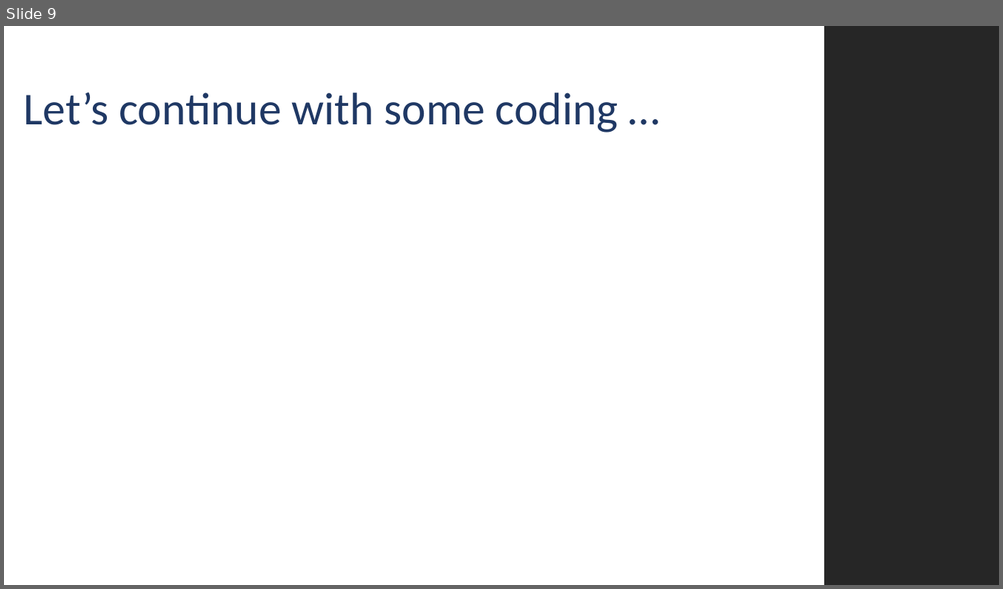
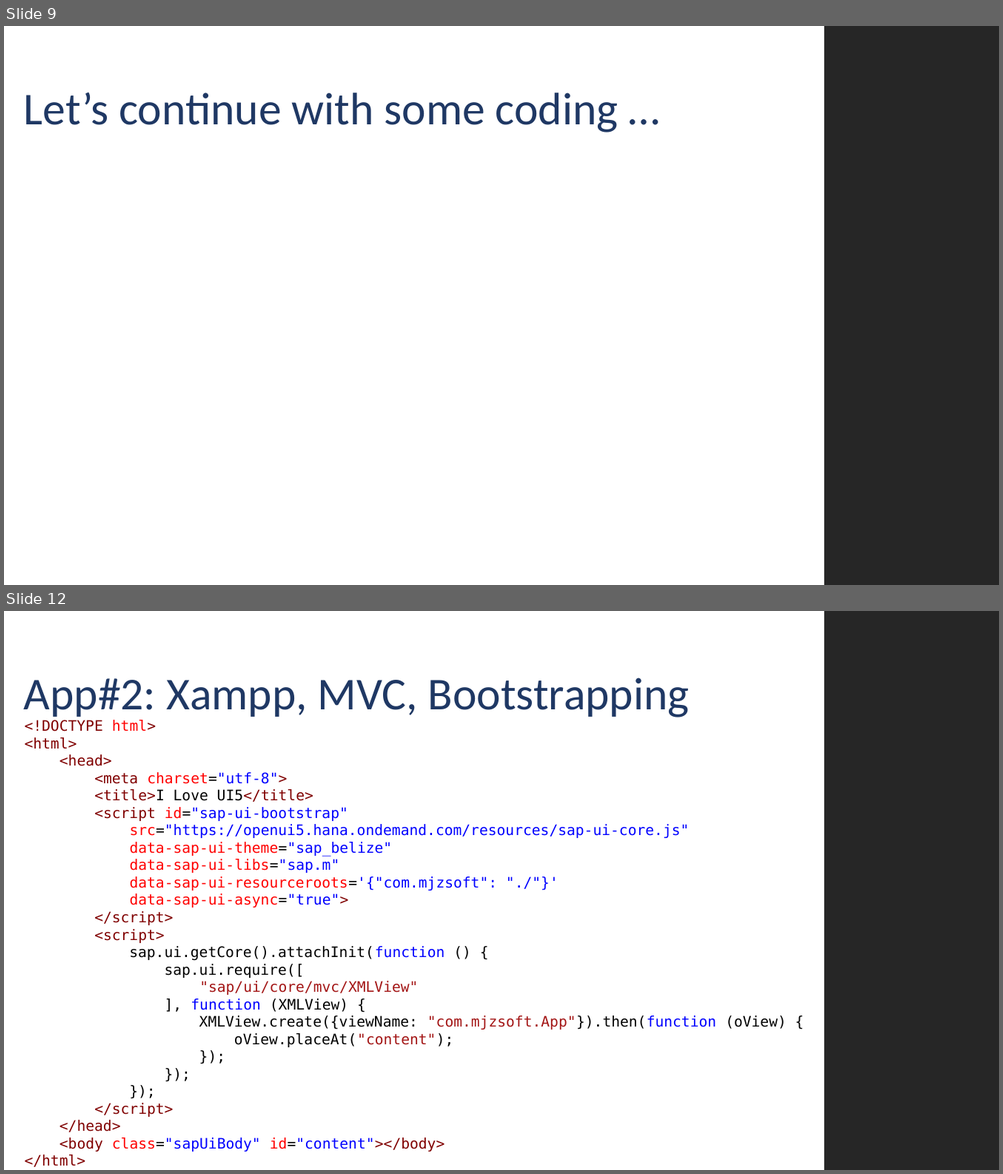
Before and after one commit to MJZSoft/OpenUI5Tutorial, a slide deck: Presentations/JS_001.pptx. Shown one above the other, each under a label of ours: slide 9 before the commit, slides 9 and 12 after it; the slides between them are not shown. The pictures are 1003x589 and 1003x1174 pixels, drawn with LibreOffice and Linux fonts; fonts in the diff are those of the drawing; background and template pictures are left out. Boxes give left, top, right and bottom in pixels: in the first picture for what was removed or moved away, otherwise in the second. Text is boxed around its words. In the diff, an @@ line names an element or a change of style, - is before the commit and + after.

```diff
--- a/Presentations/JS_001.pptx
+++ b/Presentations/JS_001.pptx
@@ slide 12 added at (4,611,999,1170), background #FFFFFF; not listed: 1 template element that a slide beside it also shows @@
@@ title added at (24,678,689,721), 44 pt, text #1F3864 @@
+App#2: Xampp, MVC, Bootstrapping
@@ text added at (25,720,786,1167), 14 pt, text #0000FF @@
+<!DOCTYPE html>
+<html>
+<head>
+<meta charset="utf-8">
+<title>I Love UI5</title>
+<script id="sap-ui-bootstrap"
+src="https://openui5.hana.ondemand.com/resources/sap-ui-core.js"
+data-sap-ui-theme="sap_belize"
+data-sap-ui-libs="sap.m"
+data-sap-ui-resourceroots='{"com.mjzsoft": "./"}'
+data-sap-ui-async="true">
+</script>
+<script>
+sap.ui.getCore().attachInit(function () {
+sap.ui.require([
+"sap/ui/core/mvc/XMLView"
+], function (XMLView) {
+XMLView.create({viewName: "com.mjzsoft.App"}).then(function (oView) {
+oView.placeAt("content");
+});
+});
+});
+</script>
+</head>
+<body class="sapUiBody" id="content"></body>
+</html>
```
Also in this commit, not shown: 1 slide changed, 2 other slides added, 15 other files.
